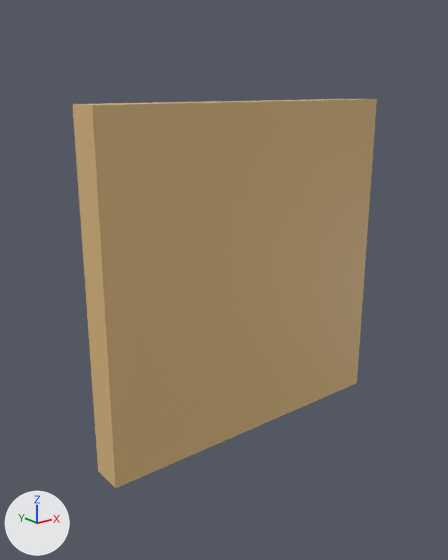
The FBX model realtime-short/Assets/Environment/Models/sm_Tableau.fbx, before and after one commit.
Rendered twice from a camera (50 mm lens) standing at (-1.171, -1.408, 0.541) and looking at (-0.058, -0.017, -0.015). The lights are fixed; the arrows at lower left show +X, +Y and +Z. Where no turn or scale is listed for an object, it has been applied to the vertices.

The first picture shows 'sm_Tableau'.
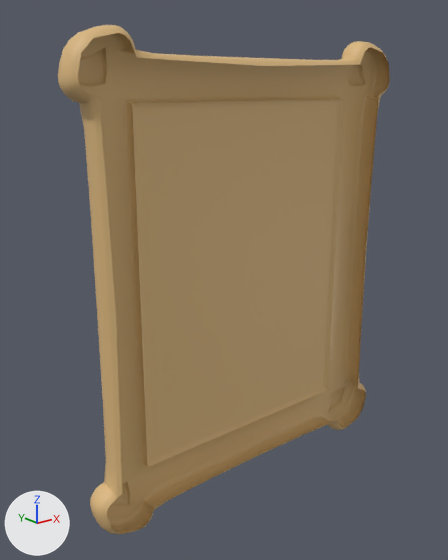
Where the change shows, as pixel boxes [x1, y1, x2, y2] in the pictures (448 x 560 px):
'sm_Tableau', reshaped (9% wider, 31% taller)
    before: [72, 99, 377, 488]
    after: [58, 25, 390, 535]
part 1 of me_mesh, built on
    before: [72, 99, 377, 488]
    after: [58, 25, 390, 535]

The change, as a diff of the scene's bpy script:
```diff
--- a/realtime-short/Assets/Environment/Models/sm_Tableau.fbx.py
+++ b/realtime-short/Assets/Environment/Models/sm_Tableau.fbx.py
@@ me_mesh @@
 # used by ob_sm_tableau; location = (0.0, 0.0, 0.0)
-me_mesh.from_pydata(...)  # 8 vertices, 6 faces; spans x -0.5..0.5, y -0.1..0.0, z -0.5..0.5
+me_mesh.from_pydata(...)  # 889 vertices, 832 faces; spans x -0.557..0.557, y -0.115..-0.02, z -0.671..0.671
+# me_mesh part 1: 8 vertices removed from x -0.5..0.5, y -0.1..0.0, z -0.5..0.5; 889 vertices added at x -0.557..0.557, y -0.115..-0.02, z -0.671..0.671
+# me_mesh part 2: the surface is now shaded smooth
 me_mesh.materials.append(mat_mat_plastic)
```
